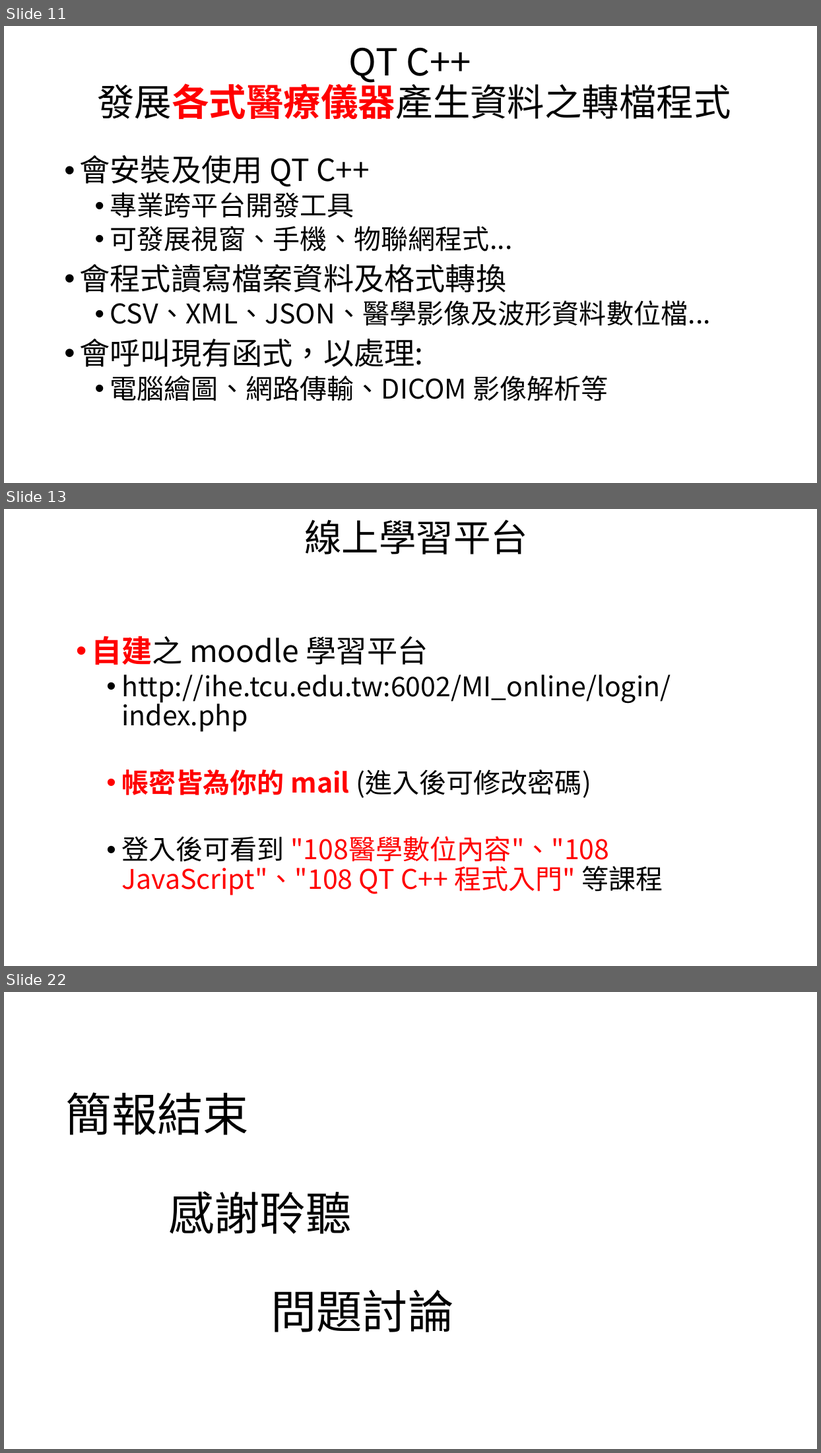
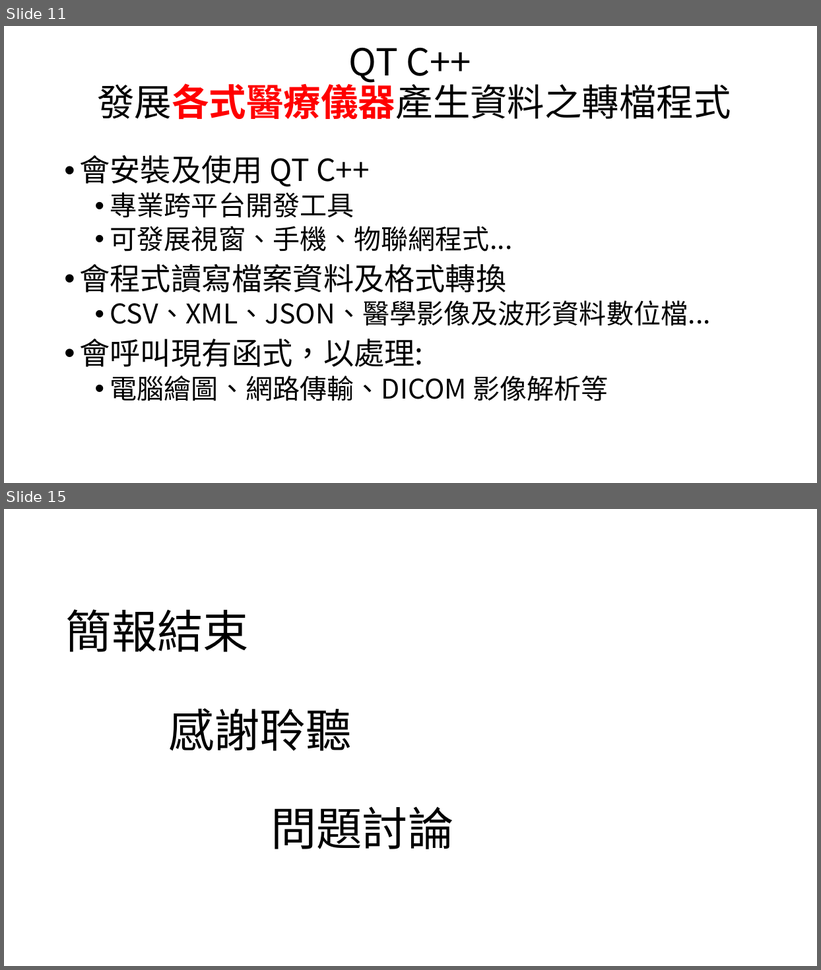
Before and after one commit to mos2718/MI20, a slide deck: S0_Introduction108.pptx. Shown one above the other, each under a label of ours: slides 11, 13 and 22 before the commit, slides 11 and 15 after it; the slides between them are not shown. The pictures are 821x1453 and 821x970 pixels, drawn with LibreOffice and Linux fonts; fonts in the diff are those of the drawing; background and template pictures are left out. Boxes give left, top, right and bottom in pixels: in the first picture for what was removed or moved away, otherwise in the second. Text is boxed around its words. In the diff, an @@ line names an element or a change of style, - is before the commit and + after.

```diff
--- a/S0_Introduction108.pptx
+++ b/S0_Introduction108.pptx
@@ slide 13 removed at bbox=[4, 509, 817, 966], background picture (left out) @@
@@ title removed at bbox=[304, 520, 528, 555] @@
-線上學習平台
@@ text removed at bbox=[91, 636, 671, 896] @@
-• 自建之 moodle 學習平台
-  • http://ihe.tcu.edu.tw:6002/MI_online/login/index.php
-  • 帳密皆為你的 mail (進入後可修改密碼)
-  • 登入後可看到 "108醫學數位內容"、"108 JavaScript"、"108 QT C++ 程式入門" 等課程
@@ what was slide 22 is now slide 15 @@
```
Also in this commit, not shown: 3 slides changed, 6 other slides removed, 1 other file.
